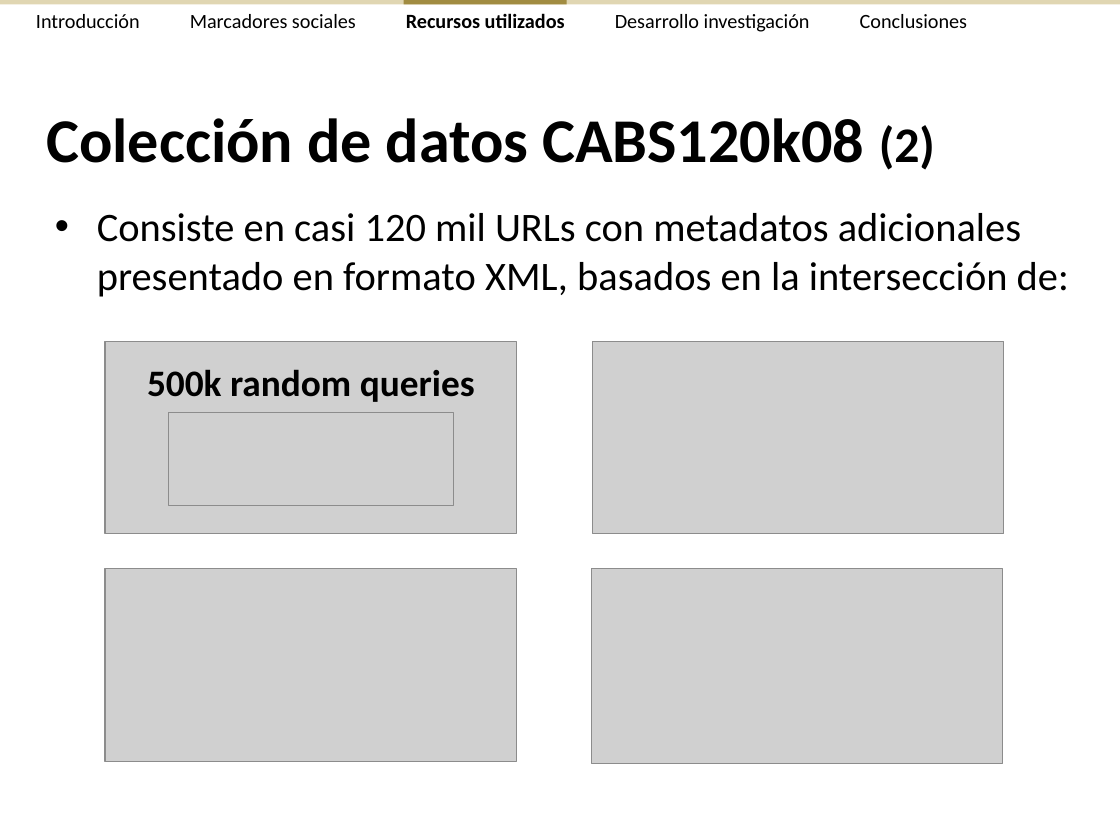
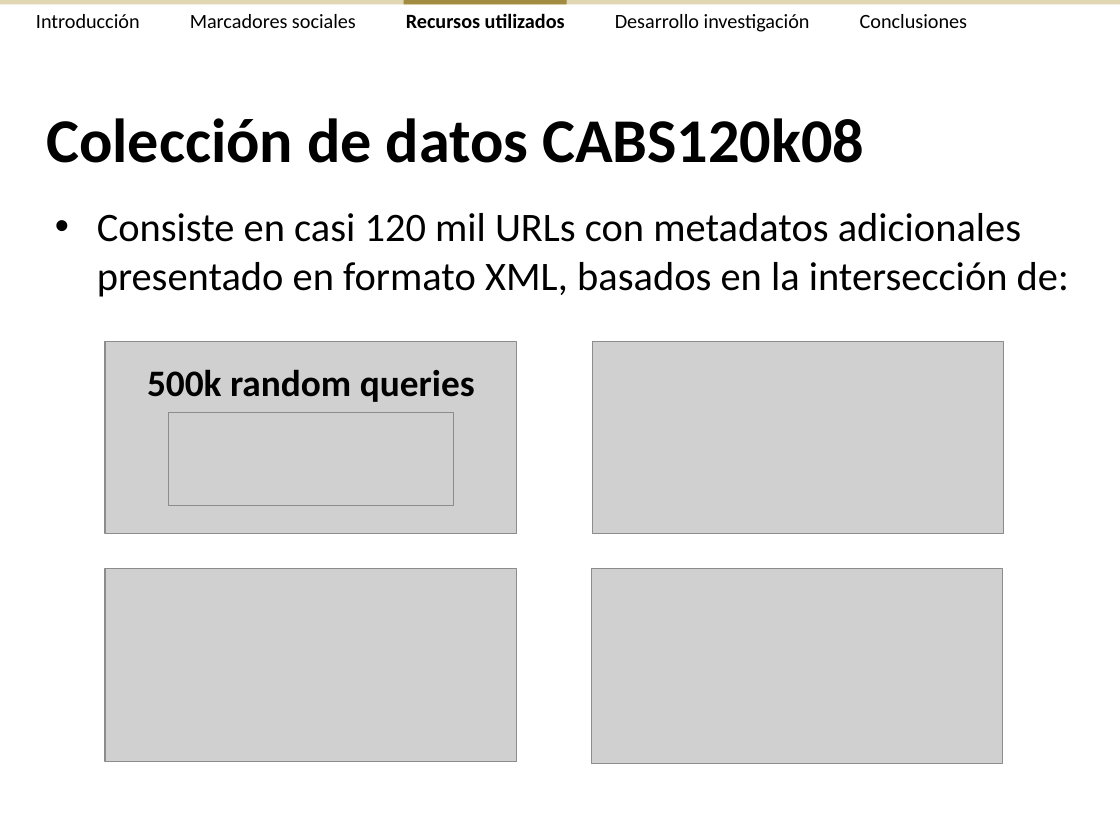
Before and after one commit to ak907kenai/nicotournetesis, a slide deck: slide 15 of docs_trunk/Presentación/Nicolás Tourné - Presentación Tesis (v2.3).ppt (slide 16 before the commit). Drawn at 1120x840 pixels with LibreOffice and Linux fonts; fonts in the diff are those of the drawing; grey boxes stand for pictures. Boxes give left, top, right and bottom in pixels: in the first picture for what was removed or moved away, otherwise in the second. Text is boxed around its words. In the diff, an @@ line names an element or a change of style, - is before the commit and + after.

```diff
--- a/docs_trunk/Presentación/Nicolás Tourné - Presentación Tesis (v2.3).ppt
+++ b/docs_trunk/Presentación/Nicolás Tourné - Presentación Tesis (v2.3).ppt
@@ title at bbox=[46, 118, 864, 163]: text changed @@
-Colección de datos CABS120k08 (2)
+Colección de datos CABS120k08
```
Also in this commit, not shown: 1 slide removed.
